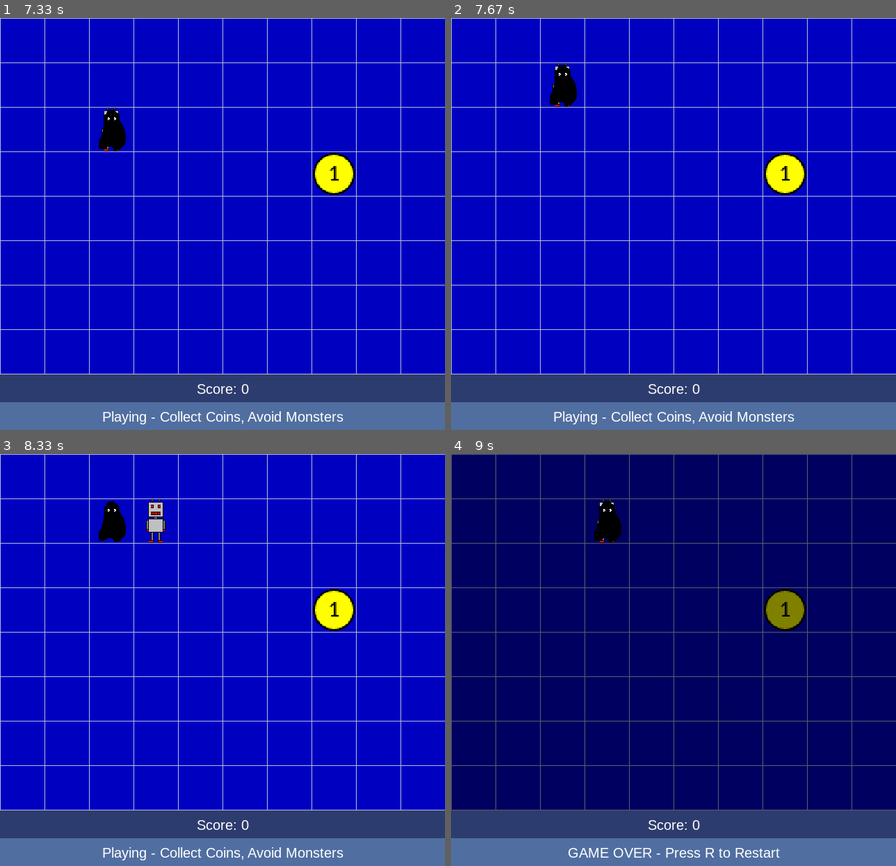
Above: before the commit, frames 1-4 (two rows, left to right).
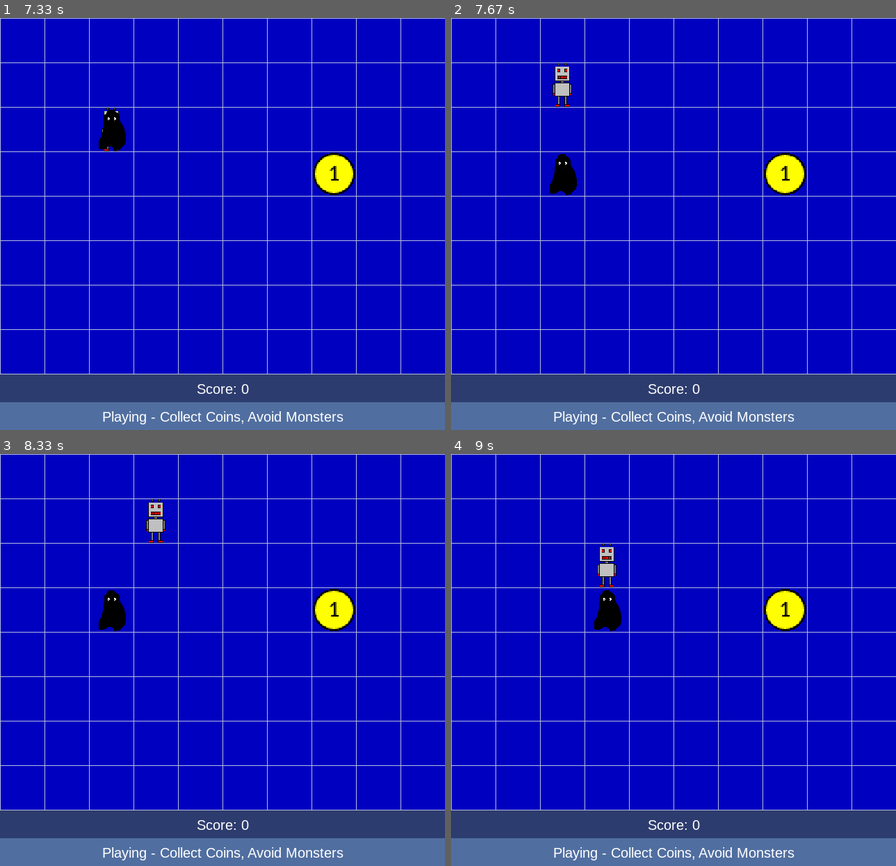
Above: after the commit, the same moments.

Repository: OHiddema/pygame
Game: pygame game, started from src/main.py
Same seed, same stepped clock (60 frames per second), same inputs: the game is played once before the commit and once after it.
Inputs:
- Up to frame 1 (7.33 s): hold Right 0.33-0.8 s; hold Up 0.83-1.13 s; hold Right 1.17-1.63 s; hold Left 1.67-2.2 s; hold Down 2.23-2.53 s; hold Left 2.57-2.97 s; hold Up 3-3.37 s; hold Right 3.4-4.03 s; hold Down 4.07-4.43 s; hold Left 4.47-4.93 s; hold Right 4.97-5.43 s; hold Up 5.47-5.77 s; hold Right 5.8-6.27 s; hold Left 6.3-6.83 s; hold Down 6.87-7.17 s; hold Left from 7.2 s (still down)
- Up to frame 2 (7.67 s): release Left at 7.6 s; hold Up from 7.63 s (still down)
- Up to frame 3 (8.33 s): release Up at 8 s; hold Right from 8.03 s (still down)
- Up to frame 4 (9 s): release Right at 8.67 s; hold Down from 8.7 s (still down)

Frame 1 is identical in both runs. In frame 2, 0.8% of the frame differs, in the area x 22-29%, y 11-44%; in frame 3, 0.8%; in frame 4, 87%, in the area x 0-100%, y 0-99%.

Commit message:
introduced Position class

Diff:
--- a/src/entities.py
+++ b/src/entities.py
@@ -3,6 +3,7 @@
 import os
 from pathlib import Path
 from settings import *
+from models import Position
 
 
 def load_and_scale_image(path, field_size) -> pygame.Surface:
@@ -95,7 +96,7 @@
         super().__init__(self.filename, x, y)
         self.next_move_time = 0.0
 
-    def move_intelligent(self, legal: list[tuple[int, int]], robot: Robot):
+    def move_intelligent(self, legal: list[tuple[int, int]], robot_pos: Position):
         if not legal:  # an empty list evaluates to False
             return
 
@@ -104,14 +105,13 @@
 
         if is_smart:
             # --- INTELLIGENT MOVEMENT ---
-            target_x, target_y = robot.x, robot.y
+            monster_pos = Position(self.x, self.y)
             best_moves = []
             min_distance = float("inf")
 
             for dx, dy in legal:
-                new_x = self.x + dx
-                new_y = self.y + dy
-                dist = abs(new_x - target_x) + abs(new_y - target_y)
+                candidate = monster_pos + (dx, dy)
+                dist = candidate.distance_to(robot_pos)
 
                 if dist < min_distance:
                     min_distance = dist
@@ -121,13 +121,11 @@
 
             # From all the best moves, randomly pick one
             dx, dy = random.choice(best_moves)
+            new_pos = monster_pos + (dx, dy)
 
         else:
             # --- RANDOM MOVEMENT ---
             dx, dy = random.choice(legal)
+            new_pos = Position(self.x, self.y) + (dx, dy)
 
-        old_pos = (self.x, self.y)
-        new_x = self.x + dx
-        new_y = self.y + dy
-        new_pos = (new_x, new_y)
-        return (old_pos, new_pos)  # GameState will execute the move!
+        return (Position(self.x, self.y), new_pos)  # GameState will execute the move!
--- a/src/game_state.py
+++ b/src/game_state.py
@@ -4,6 +4,7 @@
 from enum import Enum
 from settings import *
 from entities import Robot, Coin, Monster, Entity
+from models import Position
 
 
 class GameState:
@@ -234,10 +235,11 @@
 
             if now >= m.next_move_time:
                 legal_moves = self.get_legal_monster_moves(m)
-                the_move = m.move_intelligent(legal_moves, self.robot)
-                if the_move != None:
-                    self._grid_occupied.pop(the_move[0], None)
-                    self._place_at(the_move[1][0], the_move[1][1], m)
+                move_result = m.move_intelligent(legal_moves, Position(self.robot.x, self.robot.y))
+                if move_result:
+                    old_pos, new_pos = move_result
+                    self._grid_occupied.pop(old_pos, None)
+                    self._place_at(new_pos.x, new_pos.y, m)
 
                 # Schedule next move relative to NOW
                 m.next_move_time = now + self.monster_move_delay
--- /dev/null
+++ b/src/models.py
@@ -0,0 +1,16 @@
+from dataclasses import dataclass
+
+@dataclass(frozen=True)
+class Position:
+    x: int
+    y: int
+
+    def __add__(self, other):
+        """Allow adding two positions or a position and a delta (dx, dy)"""
+        if isinstance(other, tuple):
+            dx, dy = other
+            return Position(self.x + dx, self.y + dy)
+        return Position(self.x + other.x, self.y + other.y)
+
+    def distance_to(self, other):
+        return abs(self.x - other.x) + abs(self.y - other.y)
